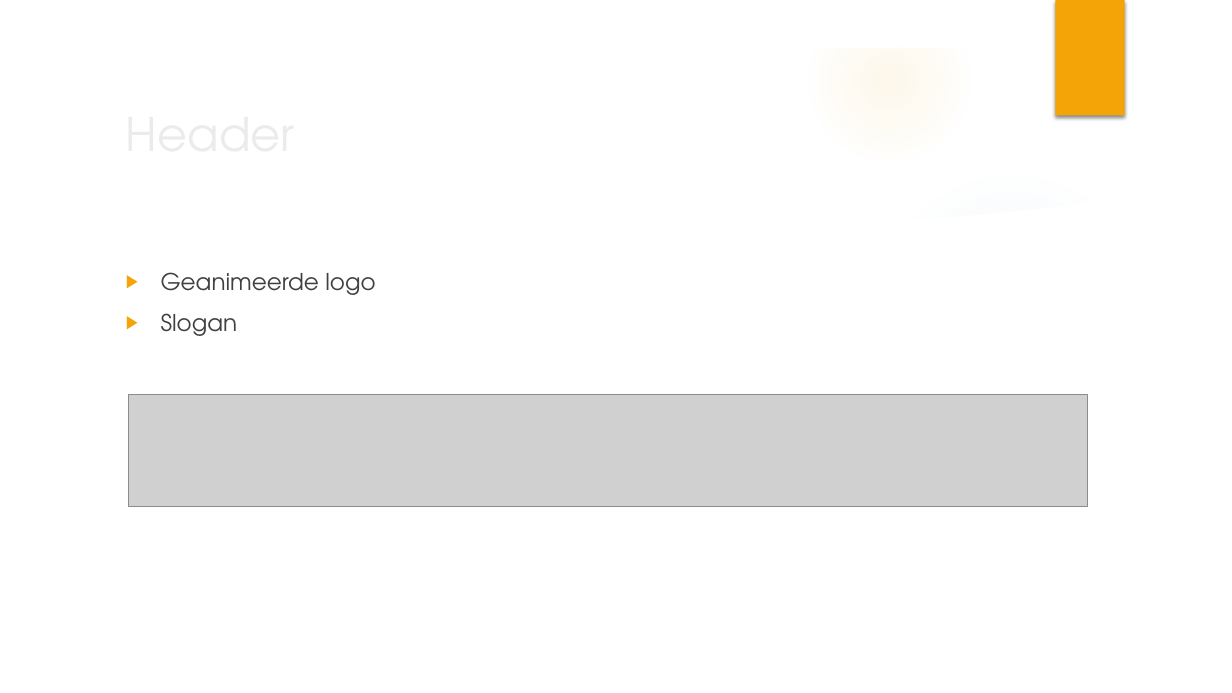
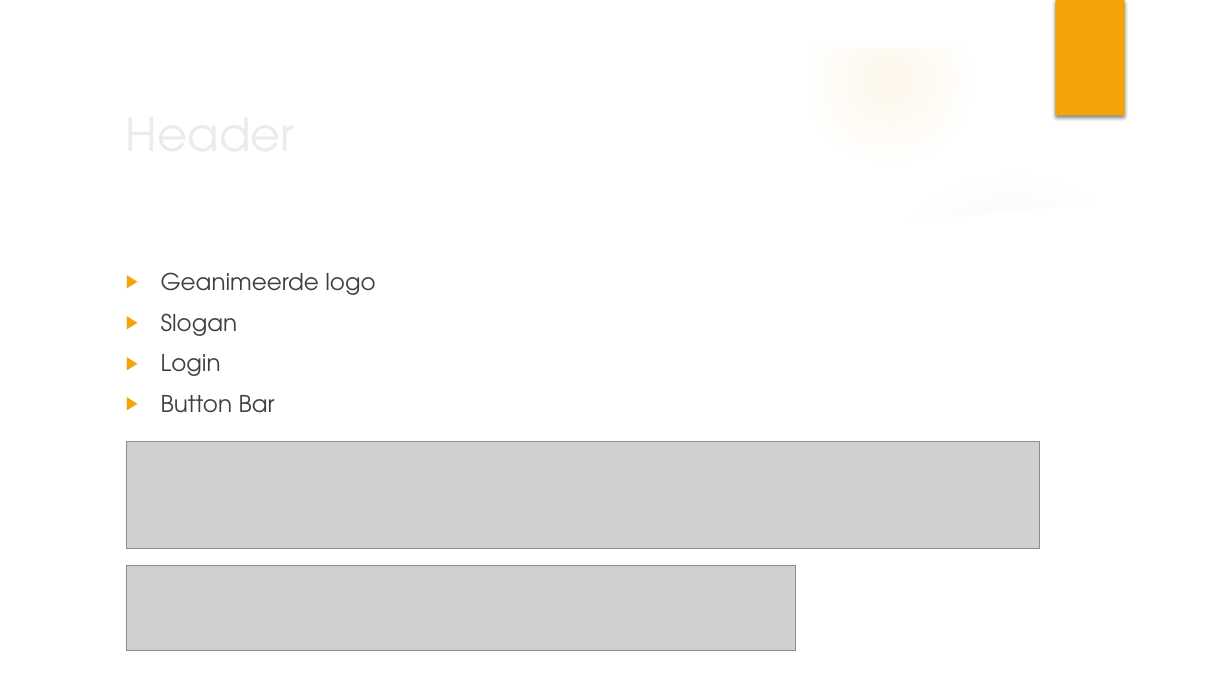
Before and after one commit to WebshopSwaggers/WebShop, a slide deck: slide 5 of documentatie/Presentatie/Presentatie Sprint 1.pptx (slide 4 before the commit). Drawn at 1232x693 pixels with LibreOffice and Linux fonts; fonts in the diff are those of the drawing; grey boxes stand for pictures; background and template pictures are left out. Boxes give left, top, right and bottom in pixels: in the first picture for what was removed or moved away, otherwise in the second. Text is boxed around its words. In the diff, an @@ line names an element or a change of style, - is before the commit and + after.

```diff
--- a/documentatie/Presentatie/Presentatie Sprint 1.pptx
+++ b/documentatie/Presentatie/Presentatie Sprint 1.pptx
@@ text at (161,354,275,413): paragraphs added @@
+▶ Login
+▶ Button Bar
@@ picture removed at (128,395,1088,506) @@
@@ picture added at (127,442,1040,548) @@
@@ picture added at (127,567,796,652) @@
```
Also in this commit, not shown: 2 other slides changed, 3 slides added.
